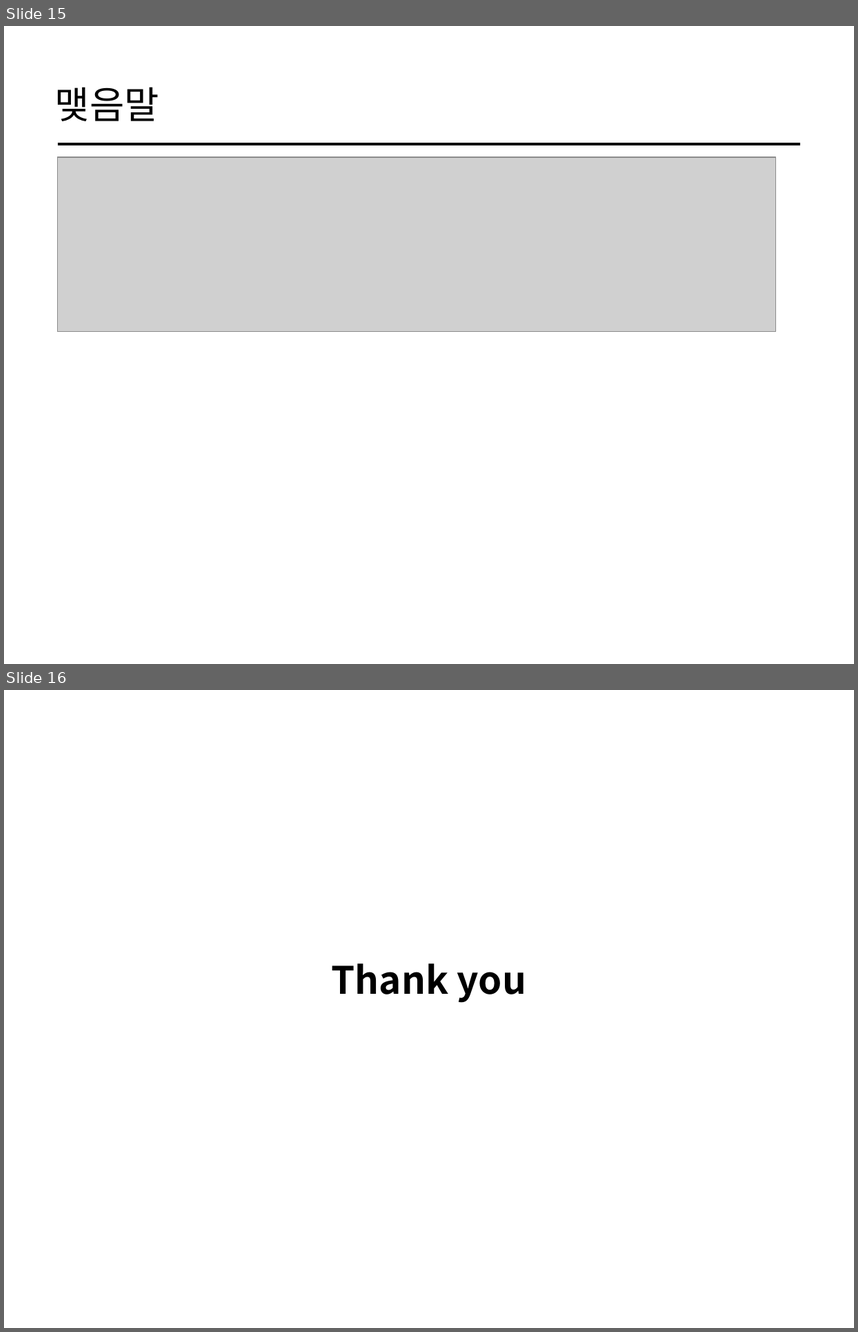
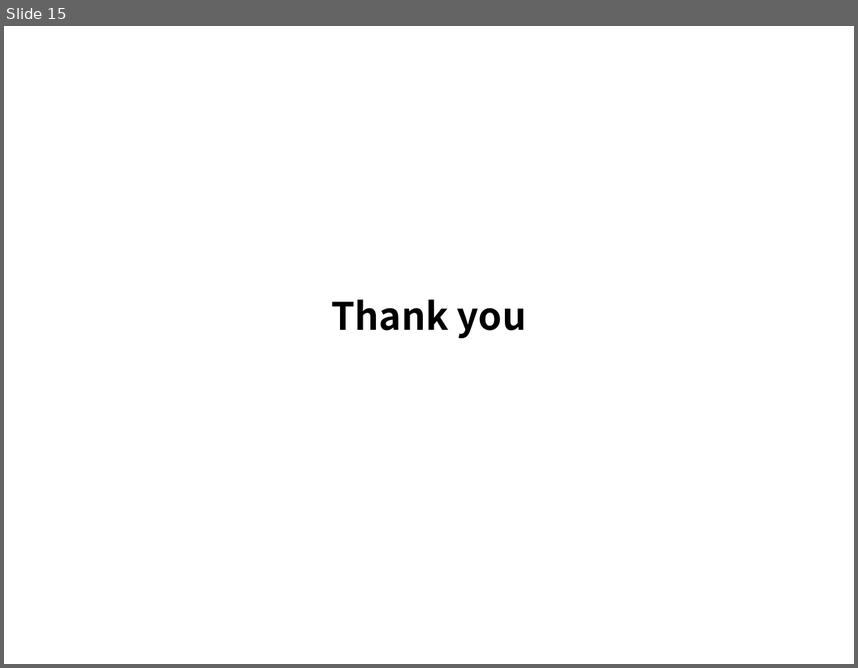
Before and after one commit to cs-study-org/cs-study, a slide deck: 21/yongki/TableDesign&Relations.pptx. Shown one above the other, each under a label of ours: slides 15 and 16 before the commit, slide 15 after it. The pictures are 858x1332 and 858x668 pixels, drawn with LibreOffice and Linux fonts; fonts in the diff are those of the drawing; grey boxes stand for pictures. Boxes give left, top, right and bottom in pixels: in the first picture for what was removed or moved away, otherwise in the second. Text is boxed around its words. In the diff, an @@ line names an element or a change of style, - is before the commit and + after.

```diff
--- a/21/yongki/TableDesign&Relations.pptx
+++ b/21/yongki/TableDesign&Relations.pptx
@@ slide 15 removed at (4, 26, 854, 664), background #FFFFFF @@
@@ title removed at (55, 87, 159, 121) @@
-맺음말
@@ line removed from (58, 144) to (800, 144) @@
@@ picture removed at (58, 157, 776, 331) @@
@@ what was slide 16 is now slide 15 @@
```
Also in this commit, not shown: 4 slides changed, 1 slide added, 1 other slide removed, 1 other file.
